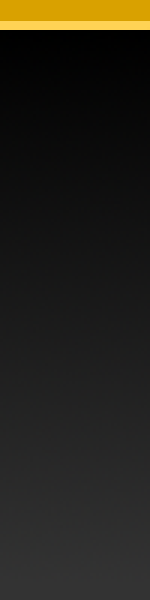
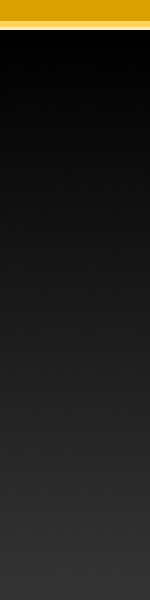
The second w=150, h=600 image is a revision of the first. Changes to its layers:
painted on "Hintergrund" over [0, 27, 150, 30]
